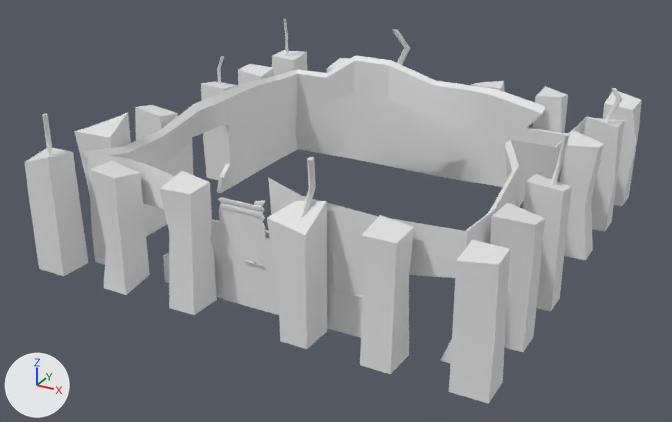
One commit to the FBX model Models/Buildings/Ruins_Building1_High.fbx: the scene before it, then after it.
Camera for both pictures: a camera (50 mm lens) standing at (10.7, -20.75, 10.79) and looking at (-0.33, -0.7, 0.76). The axes (+X, +Y, +Z) are drawn at lower left. The lights are the same throughout. The older version comes first. Where no turn or scale is listed for an object, it has been applied to the vertices.

The first picture shows 'Ruined_Building1_High1'.
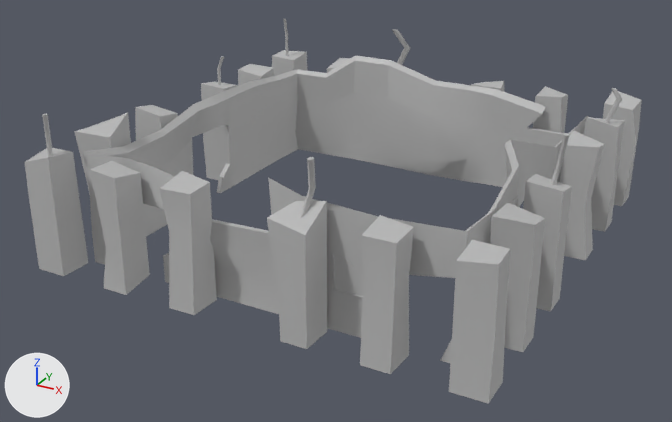
Boxes [x1, y1, x2, y2] around the edits, measured in the pictures (672 x 422 px):
part 1 of me_mesh, deleted
    before: [218, 197, 279, 315]
part 2 of me_mesh, recoloured (white to grey)
    both: [24, 19, 642, 403]

Patch to the scene script:
```diff
--- a/Models/Buildings/Ruins_Building1_High.fbx.py
+++ b/Models/Buildings/Ruins_Building1_High.fbx.py
@@ mat_uv_ruined_bd_1_2 @@
+mat_uv_ruined_bd_1_2 = principled_material('UV_Ruined_BD_1_2')
+mat_uv_ruined_bd_1_2.base_color = (0.5, 0.5, 0.5)  # grey #bcbcbc
@@ me_mesh @@
 # used by ob_ruined_building1_high1; location = (0.0, 0.0, 0.0)
-me_mesh.from_pydata(...)  # 2147 vertices, 1850 faces; spans x -6.27..6.12, y -5.98..6.21, z -0.05..4.31
+me_mesh.from_pydata(...)  # 1922 vertices, 1648 faces; spans x -6.27..6.12, y -5.98..6.21, z -0.05..4.31
+# me_mesh part 1: the loose piece of 226 vertices spanning x -1.0..1.0, y -5.09..-4.96, z 0.0..2.78 is deleted
+# me_mesh part 2: 1644 faces spanning x -6.27..6.12, y -5.98..6.21, z -0.05..4.31 switch from mat_openpbr_shader1 (white #e7e7e7) to mat_uv_ruined_bd_1_2 (grey #bcbcbc)
+# other edits to the shape of me_mesh do not show in these pictures
```
